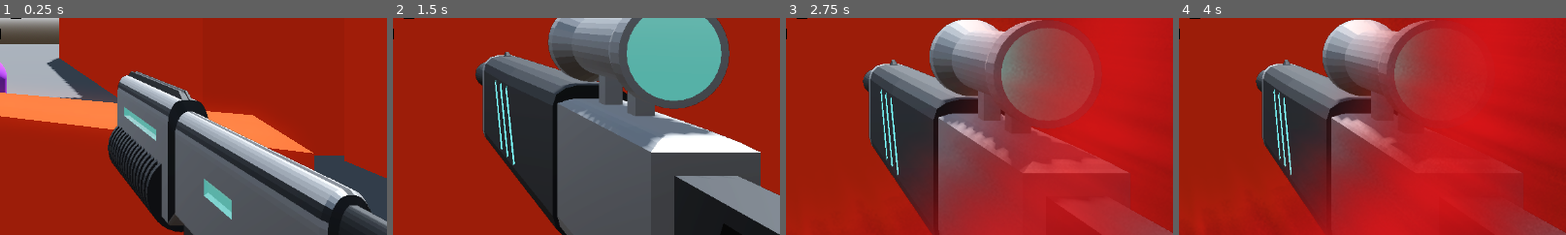
Above: before the commit, frames 1-4 (left to right).
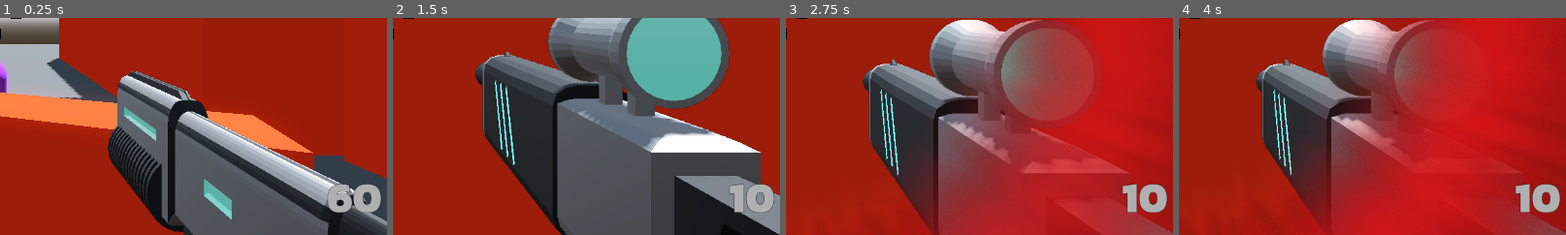
Above: after the commit, the same moments.

Repository: SpookyUboa/robo-rampage
Game: Godot game, scene res://Levels/Sandbox.tscn
The game is run twice, just before and just after one commit, with the same random seed, the same clock (stepped at 60 frames per second) and the same inputs.
Inputs (mouse positions are % of the whole screen's width and height, from its top left):
- Up to frame 1 (0.25 s): no input
- Up to frame 2 (1.5 s): tap Enter (ui_accept) at 0.5, 0.77 s; move the mouse to (55, 50) at 0.52 s; hold Mouse wheel up (next_weapon) 0.53-1.28 s; hold W (move_forward) from 0.53 s (still down); tap Mouse wheel down (previous_weapon) at 0.8, 1.35 s; move the mouse to (45, 50) at 1.27 s
- Up to frame 3 (2.75 s): keep holding W (move_forward); tap Enter (ui_accept) at 1.52 s; tap 1 (weapon_1) at 1.55 s; move the mouse to (52, 48) at 2.02 s; hold 1 (weapon_1) from 2.03 s (still down); tap 2 (weapon_2) at 2.3 s
- Up to frame 4 (4 s): keep holding W (move_forward); move the mouse to (49, 52) at 2.77 s; release 1 (weapon_1) at 2.78 s; tap 2 (weapon_2) at 2.85 s; tap Enter (ui_accept) at 3.02, 3.77 s; tap Mouse wheel up (next_weapon) at 3.05 s; move the mouse to (57, 51) at 3.52 s; press the mouse at (57, 51) at 3.53 s; tap Mouse wheel down (previous_weapon) at 3.8 s
The pictures show only the part of the screen within x 50-100%, y 50-100%; the shares and areas given below are measured in that part.

The runs differ from the first frame. In frame 1, 1.3% of the frame differs, in the area x 84-99%, y 76-90%; in frame 2, 1.1%; in frame 3, 1.2%; in frame 4, 1.2%.

Commit message:
ammo label

Diff:
--- a/Player/AmmoManager.gd
+++ b/Player/AmmoManager.gd
@@ -1,5 +1,7 @@
 extends Node
 class_name AmmoManager
+
+@export var ammo_label : Label
 
 enum ammo_type {
 	BULLET,
@@ -17,4 +19,7 @@
 func use_ammo(type: ammo_type) -> void:
 	if has_ammo(type):
 		ammo_storage[type] -= 1
-		print("AMMO RESERVES FOR ", type, ": ", ammo_storage[type])
+		update_ammo_label(type)
+
+func update_ammo_label(type: ammo_type) -> void:
+	ammo_label.text = str(ammo_storage[type])
--- a/Player/Player.tscn
+++ b/Player/Player.tscn
@@ -9,6 +9,7 @@
 [ext_resource type="Texture2D" uid="uid://dqxdhmj28amlx" path="res://Player/damage.png" id="6_1bgd0"]
 [ext_resource type="PackedScene" uid="uid://o0rrvxn7xhhv" path="res://Player/game_over_menu.tscn" id="7_oafqr"]
 [ext_resource type="Script" path="res://Player/AmmoManager.gd" id="7_p45xg"]
+[ext_resource type="FontFile" uid="uid://dejvhmobhbhyu" path="res://Assets/Kanit-ExtraBold.ttf" id="9_d3jus"]
 
 [sub_resource type="CapsuleMesh" id="CapsuleMesh_cat8l"]
 
@@ -75,6 +76,13 @@
 "RESET": SubResource("Animation_kivl2")
 }
 
+[sub_resource type="LabelSettings" id="LabelSettings_aumla"]
+font = ExtResource("9_d3jus")
+font_size = 64
+font_color = Color(0.690196, 0.690196, 0.690196, 1)
+outline_size = 2
+outline_color = Color(0.0862745, 0.0862745, 0.0862745, 1)
+
 [node name="Player" type="CharacterBody3D" groups=["player"]]
 script = ExtResource("1_wdo7e")
 
@@ -140,8 +148,9 @@
 visible = false
 ammo_manager = NodePath("../../AmmoManager")
 
-[node name="AmmoManager" type="Node" parent="SubViewportContainer/SubViewport/WeaponCamera"]
+[node name="AmmoManager" type="Node" parent="SubViewportContainer/SubViewport/WeaponCamera" node_paths=PackedStringArray("ammo_label")]
 script = ExtResource("7_p45xg")
+ammo_label = NodePath("../../../../MarginContainer/Label")
 
 [node name="DamageTexture" type="TextureRect" parent="."]
 modulate = Color(1, 1, 1, 0)
@@ -157,5 +166,24 @@
 "": SubResource("AnimationLibrary_osemi")
 }
 
+[node name="MarginContainer" type="MarginContainer" parent="."]
+anchors_preset = 15
+anchor_right = 1.0
+anchor_bottom = 1.0
+grow_horizontal = 2
+grow_vertical = 2
+mouse_filter = 2
+theme_override_constants/margin_left = 8
+theme_override_constants/margin_top = 8
+theme_override_constants/margin_right = 8
+theme_override_constants/margin_bottom = 8
+
+[node name="Label" type="Label" parent="MarginContainer"]
+layout_mode = 2
+size_flags_horizontal = 8
+size_flags_vertical = 8
+text = "999"
+label_settings = SubResource("LabelSettings_aumla")
+
 [node name="GameOverMenu" parent="." instance=ExtResource("7_oafqr")]
 visible = false
--- a/Player/WeaponManager.gd
+++ b/Player/WeaponManager.gd
@@ -27,20 +27,19 @@
 		if child == weapon:
 			child.visible = true
 			child.set_process(true)
+			child.ammo_manager.update_ammo_label(child.ammo_type)
 		else:
 			child.visible = false
 			child.set_process(false)
 
 func cycle_weapon() -> void:
 	var index = get_current_index()
-	print("CURRENT INDEX: ", index)
 	if Input.is_action_pressed("next_weapon"):
 		index = wrapi(index + 1, 0, get_child_count())
 		equip_weapon(get_child(index))
 	elif Input.is_action_pressed("previous_weapon"):
 		index = wrapi(index - 1, 0, get_child_count())
 		equip_weapon(get_child(index))
-	print("NEW INDEX: ", index)
 
 func get_current_index() -> int:
 	for index in get_child_count():
Not shown: 1 places in Player/Player.tscn that only renumber resources
